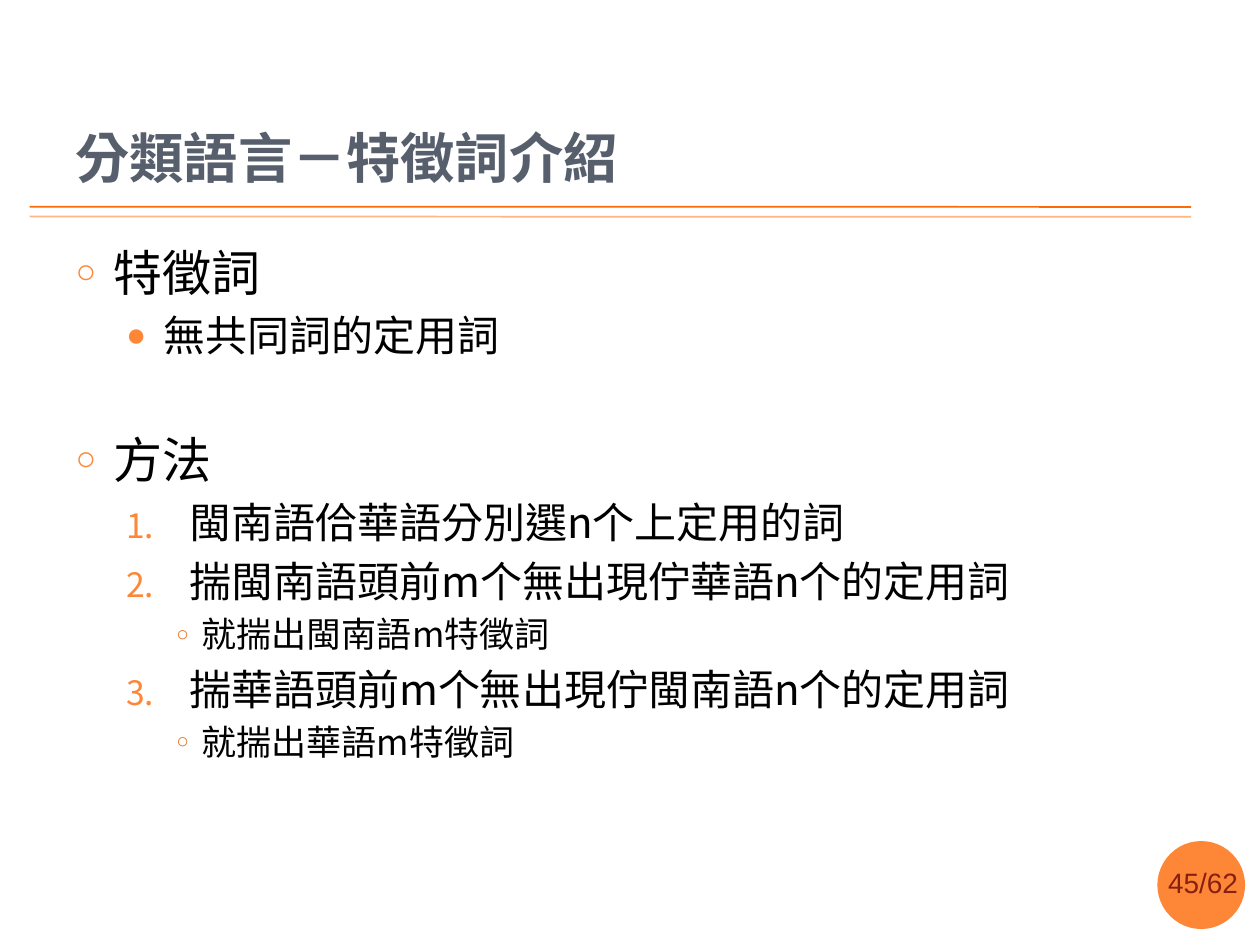
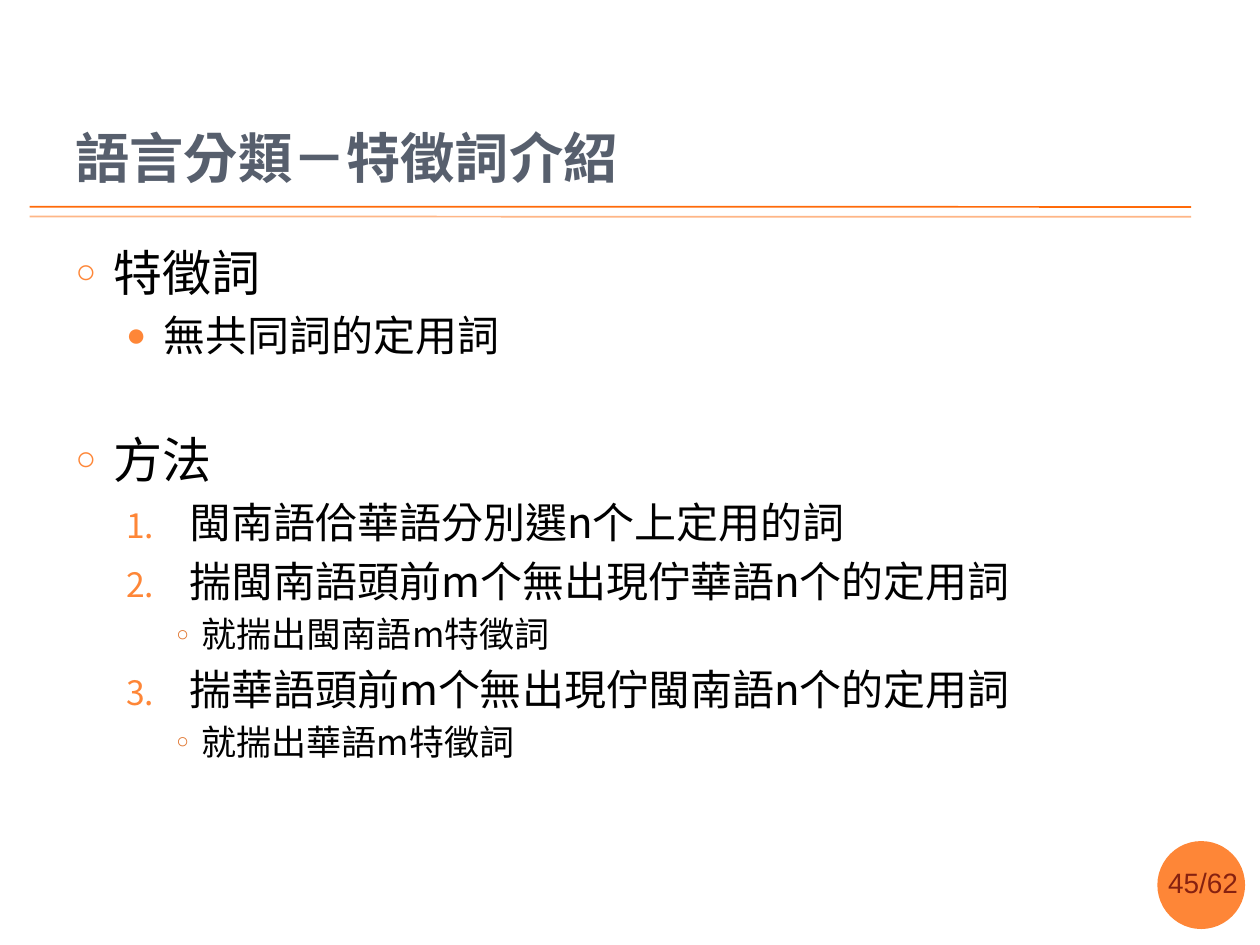
Before and after one commit to sih4sing5hong5/po3-ko3_tau5-iann2-phinn3, a slide deck: slide 45 of 翻譯報告.pptx. Drawn at 1260x945 pixels with LibreOffice and Linux fonts; fonts in the diff are those of the drawing; background and template pictures are left out. Boxes give left, top, right and bottom in pixels: in the first picture for what was removed or moved away, otherwise in the second. Text is boxed around its words. In the diff, an @@ line names an element or a change of style, - is before the commit and + after.

```diff
--- a/翻譯報告.pptx
+++ b/翻譯報告.pptx
@@ title at [75, 131, 617, 183]: text changed @@
-分類語言－特徵詞介紹
+語言分類－特徵詞介紹
```
Also in this commit, not shown: 3 other slides changed.
